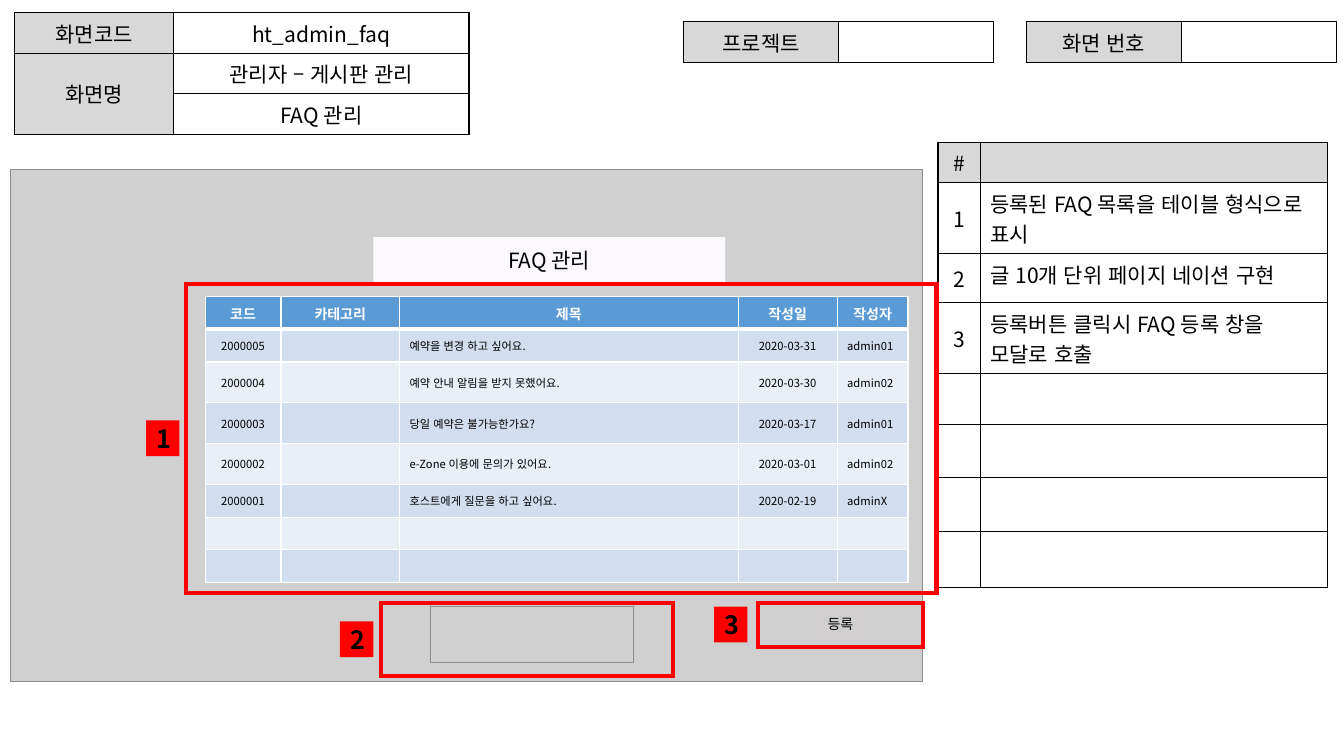
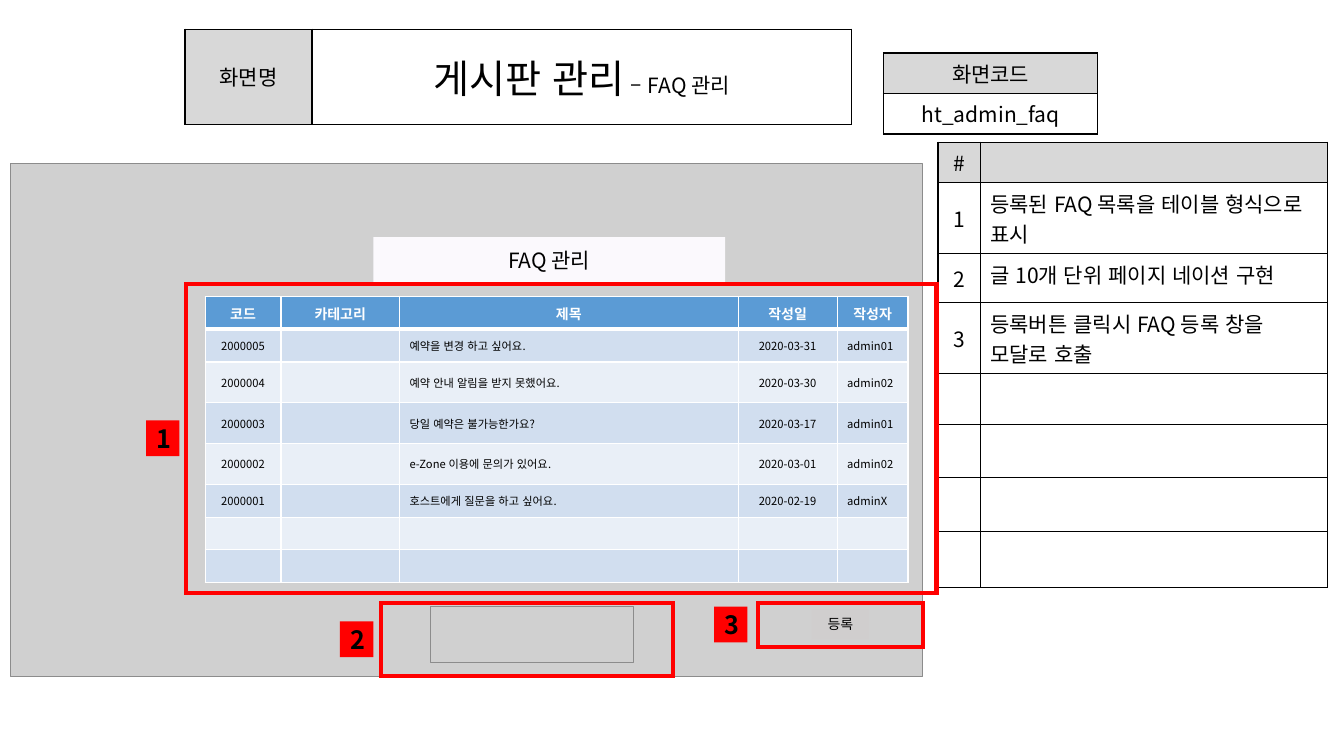
Before and after one commit to ezenteam2/e-Zone, a slide deck: slide 15 of 0 발표용 파워포인트/project05 - 파워포인트 종합 - 현태.pptx. Drawn at 1344x756 pixels with LibreOffice and Linux fonts; fonts in the diff are those of the drawing; grey boxes stand for pictures. Boxes give left, top, right and bottom in pixels: in the first picture for what was removed or moved away, otherwise in the second. Text is boxed around its words. In the diff, an @@ line names an element or a change of style, - is before the commit and + after.

```diff
--- a/0 발표용 파워포인트/project05 - 파워포인트 종합 - 현태.pptx
+++ b/0 발표용 파워포인트/project05 - 파워포인트 종합 - 현태.pptx
@@ table at (x1=186, y1=29, x2=852, y2=124) @@
-row 1: 화면코드 | ht_admin_faq
-row 2: 화면명 | 관리자 – 게시판 관리
-row 3:  | FAQ 관리
+row 1: 화면명 | 게시판 관리 – FAQ 관리
@@ table resized from (x1=14, y1=13, x2=469, y2=131) to (x1=186, y1=29, x2=852, y2=124) @@
@@ table removed at (x1=684, y1=22, x2=994, y2=57), 1 rows, 2 columns @@
-프로젝트 | 
@@ table removed at (x1=1026, y1=22, x2=1337, y2=57), 1 rows, 2 columns @@
-화면 번호 | 
@@ table added at (x1=884, y1=53, x2=1099, y2=131), 2 rows, 1 columns @@
+화면코드
+ht_admin_faq
@@ picture moved from (x1=10, y1=169, x2=923, y2=682) to (x1=10, y1=164, x2=923, y2=677) @@
```
Also in this commit, not shown: 20 other slides changed.
